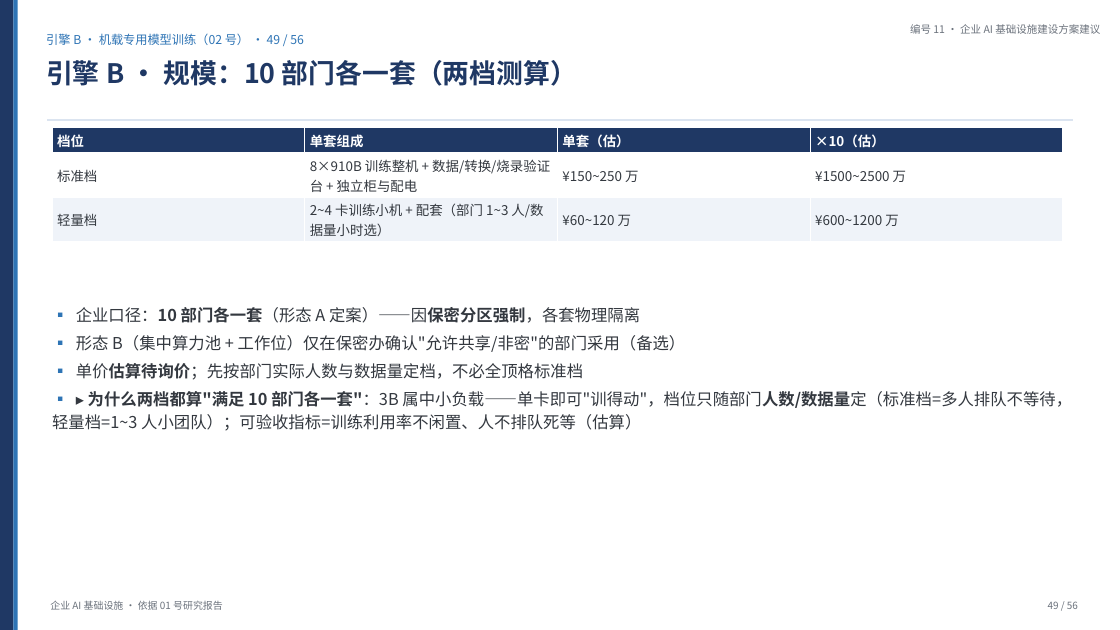
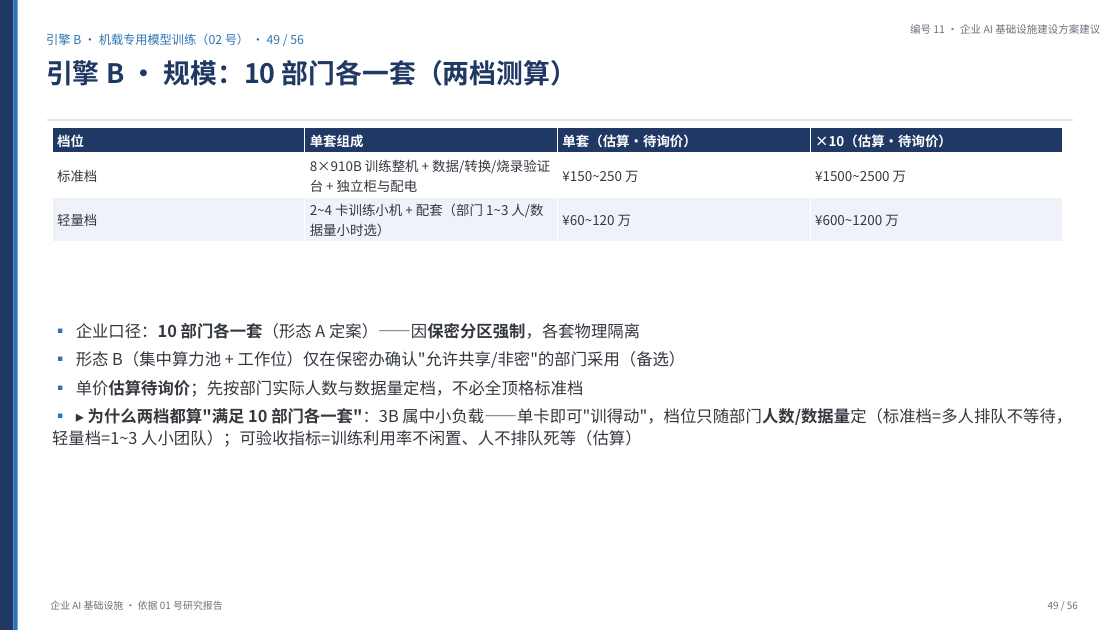
Before and after one commit to Yongjunzhou/AOS-system-design, a slide deck: slide 49 of 51-AI部署研究/11-企业AI基础设施建设方案建议/11-企业AI基础设施建设方案建议.pptx. Drawn at 1120x630 pixels with LibreOffice and Linux fonts; fonts in the diff are those of the drawing. Boxes give left, top, right and bottom in pixels: in the first picture for what was removed or moved away, otherwise in the second. Text is boxed around its words. In the diff, an @@ line names an element or a change of style, - is before the commit and + after.

```diff
--- a/51-AI部署研究/11-企业AI基础设施建设方案建议/11-企业AI基础设施建设方案建议.pptx
+++ b/51-AI部署研究/11-企业AI基础设施建设方案建议/11-企业AI基础设施建设方案建议.pptx
@@ table at [52, 128, 1064, 240] @@
-row 1, column 3: 单套（估）
+row 1, column 3: 单套（估算·待询价）
-row 1, column 4: ×10（估）
+row 1, column 4: ×10（估算·待询价）
@@ text "▪ 企业口径：10 部门各一套（形态 A 定案）——因保密分区强制，各套物理隔离": place and size @@
-text "▪ 企业口径：10 部门各一套（形态 A 定案）——因保密分区强制，各套物理隔离" at [52, 307, 1072, 431]
+text "▪ 企业口径：10 部门各一套（形态 A 定案）——因保密分区强制，各套物理隔离" at [52, 323, 1072, 447]
```
Also in this commit, not shown: 4 other slides changed, 6 other files.
